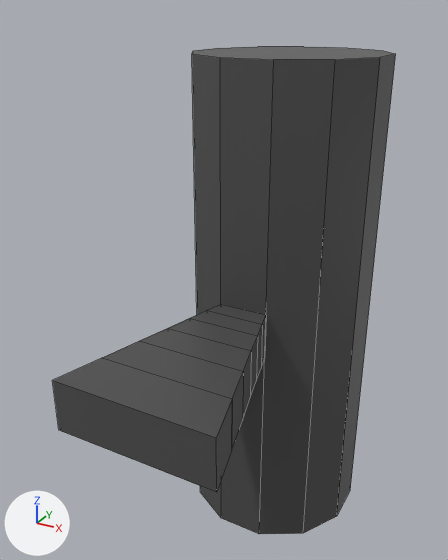
The FBX model Assets/Models/Tetris.fbx as it was, and as the next commit left it.
Both versions are drawn from a camera (50 mm lens) standing at (2.56, -6.02, 3.05) and looking at (-0.27, -0.87, 0.48). Arrows for +X, +Y and +Z are at lower left; the lights stay in place. Mesh edges are drawn as thin lines.

Script lines for the objects in view, before the commit:
```python
ob_base = bpy.data.objects.new('Base', me_cube_001)
ob_base.location = (0.0, 0.0, 0.0)
ob_level1 = bpy.data.objects.new('level1', me_cube_002)
ob_level1.location = (0.0, 0.0, 0.0)
ob_level2 = bpy.data.objects.new('level2', me_cube_003)
ob_level2.location = (0.0, 0.0, 0.0)
ob_level3 = bpy.data.objects.new('level3', me_cube_004)
ob_level3.location = (0.0, 0.0, 0.0)
ob_level4 = bpy.data.objects.new('level4', me_cube_005)
ob_level4.location = (0.0, 0.0, 0.0)
ob_level5 = bpy.data.objects.new('level5', me_cube_006)
ob_level5.location = (0.0, 0.0, 0.0)
ob_level6 = bpy.data.objects.new('level6', me_cube_007)
ob_level6.location = (0.0, 0.0, 0.0)
```
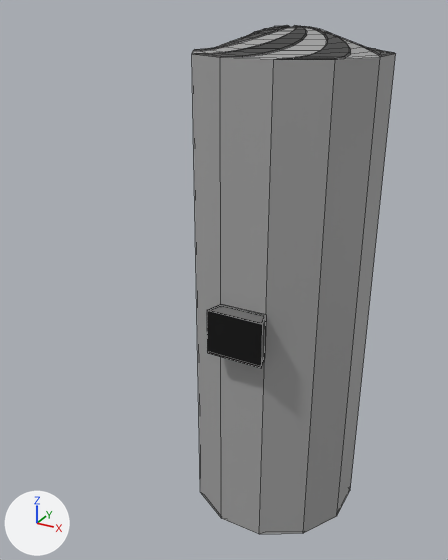
Location of each change, [x1, y1, x2, y2] in pixels of the pictures (448 x 560 px):
'Base', reshaped
    before: [192, 47, 396, 534]
    after: [192, 25, 396, 534]
'level6', deleted (black)
    before: [52, 358, 232, 492]
'level5', deleted
    before: [102, 341, 243, 448]
'level1', reshaped
    before: [208, 304, 266, 367]
    after: [207, 304, 266, 368]
'level4', deleted
    before: [140, 328, 251, 417]
'level3', deleted
    before: [169, 318, 258, 395]
'level2', deleted
    before: [191, 310, 262, 378]
'level1_inner', added
    after: [211, 306, 264, 323]
part 1 of me_cube_002, built on
    both: [208, 304, 266, 324]
part 2 of me_cube_002, surface changed
    before: [261, 316, 266, 367]
    after: [207, 310, 266, 368]
part 3 of me_cube_001, added
    after: [192, 25, 395, 60]
part 4 of me_cube_001, surface changed (black to grey)
    both: [192, 54, 396, 534]

The change, as a list of edits to the scene's bpy script:
```text
Change me_cube_001:
    used by ob_base; location = (0.0, 0.0, 0.0)
    remove me_cube_001.from_pydata(...)  # 24 vertices, 14 faces; spans x -0.97..0.97, y -0.97..0.97, z -2.65..2.65
    add me_cube_001.from_pydata(...)  # 478 vertices, 468 faces; spans x -0.97..0.97, y -0.97..0.97, z -2.88..2.89
    me_cube_001 part 3: 228 vertices added at x -0.95..0.95, y -0.95..0.95, z 2.66..2.89
    me_cube_001 part 4: 12 kept faces spanning x -0.97..0.97, y -0.97..0.97, z -2.65..2.65 get new texture (UV) coordinates
Change me_cube_002:
    used by ob_level1; location = (0.0, 0.0, 0.0)
    remove me_cube_002.from_pydata(...)  # 8 vertices, 6 faces; spans x -0.311..0.311, y -1.159..-0.966, z -0.25..0.25
    add me_cube_002.from_pydata(...)  # 24 vertices, 20 faces; spans x -0.311..0.311, y -1.159..-0.966, z -0.25..0.25
    me_cube_002 part 1
    2 faces are deleted
    8 vertices are added at x -0.298..0.298, y -1.149..-0.976, z -0.25..0.235
    8 new vertices lie (0.0, 0.0, 0.015) away from vertices in x -0.298..0.298, y -1.149..-0.976, z -0.25..0.235
    16 new faces join them
    me_cube_002 part 2: 4 kept faces spanning x -0.311..0.311, y -1.159..-0.966, z -0.25..0.25 get new texture (UV) coordinates
Add me_cube_009:
    me_cube_009.from_pydata(...)  # 8 vertices, 2 faces; spans x -0.298..0.298, y -1.149..-0.976, z -0.235..0.235
    me_cube_009.materials.append(mat_material)  # picture img_colorpalette_png
Remove ob_level3:
    ob_level3 = bpy.data.objects.new('level3', me_cube_004)
    ob_level3.location = (0.0, 0.0, 0.0)
Remove ob_level2:
    ob_level2 = bpy.data.objects.new('level2', me_cube_003)
    ob_level2.location = (0.0, 0.0, 0.0)
Remove ob_level4:
    ob_level4 = bpy.data.objects.new('level4', me_cube_005)
    ob_level4.location = (0.0, 0.0, 0.0)
Remove ob_level6:
    ob_level6 = bpy.data.objects.new('level6', me_cube_007)
    ob_level6.location = (0.0, 0.0, 0.0)
Remove ob_level5:
    ob_level5 = bpy.data.objects.new('level5', me_cube_006)
    ob_level5.location = (0.0, 0.0, 0.0)
Add ob_level1_inner:
    ob_level1_inner = bpy.data.objects.new('level1_inner', me_cube_009)
    ob_level1_inner.location = (0.0, 0.0, 0.0)
```
